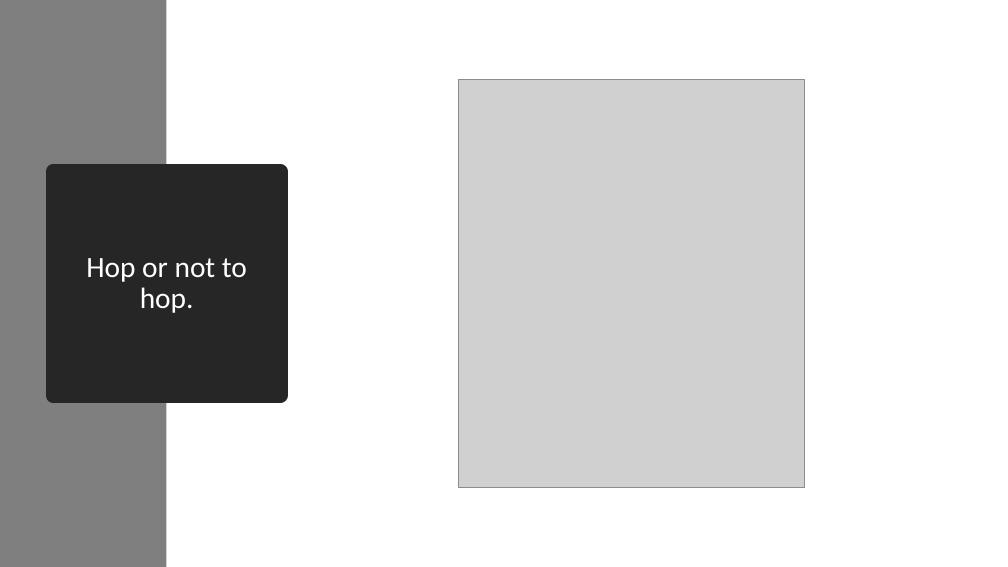
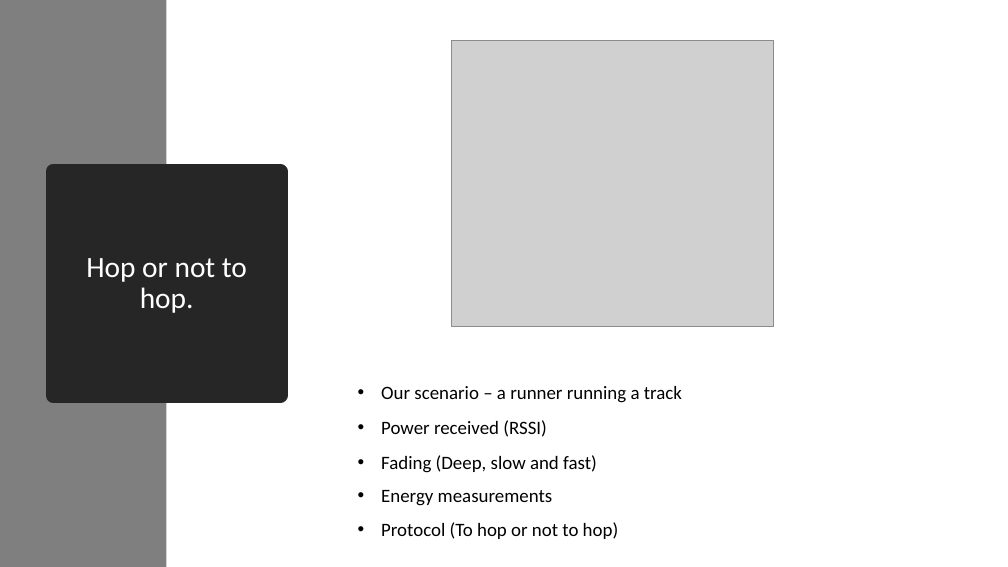
Before and after one commit to entvex/Wireless-Sensor-Networks, a slide deck: slide 1 of Hop or not to hop.pptx. Drawn at 1008x567 pixels with LibreOffice and Linux fonts; fonts in the diff are those of the drawing; grey boxes stand for pictures. Boxes give left, top, right and bottom in pixels: in the first picture for what was removed or moved away, otherwise in the second. Text is boxed around its words. In the diff, an @@ line names an element or a change of style, - is before the commit and + after.

```diff
--- a/Hop or not to hop.pptx
+++ b/Hop or not to hop.pptx
@@ picture: place and size @@
-picture at box(458, 79, 804, 487)
+picture at box(451, 40, 774, 327)
@@ text added at box(381, 386, 682, 403), 18 pt, text #000000 @@
+• Our scenario – a runner running a track
@@ text added at box(381, 420, 547, 437), 18 pt, text #000000 @@
+• Power received (RSSI)
@@ text added at box(381, 455, 597, 473), 18 pt, text #000000 @@
+• Fading (Deep, slow and fast)
@@ text added at box(381, 490, 553, 506), 18 pt, text #000000 @@
+• Energy measurements
@@ text added at box(381, 522, 619, 539), 18 pt, text #000000 @@
+• Protocol (To hop or not to hop)
```
Also in this commit, not shown: 2 other slides changed, 1 slide removed.
